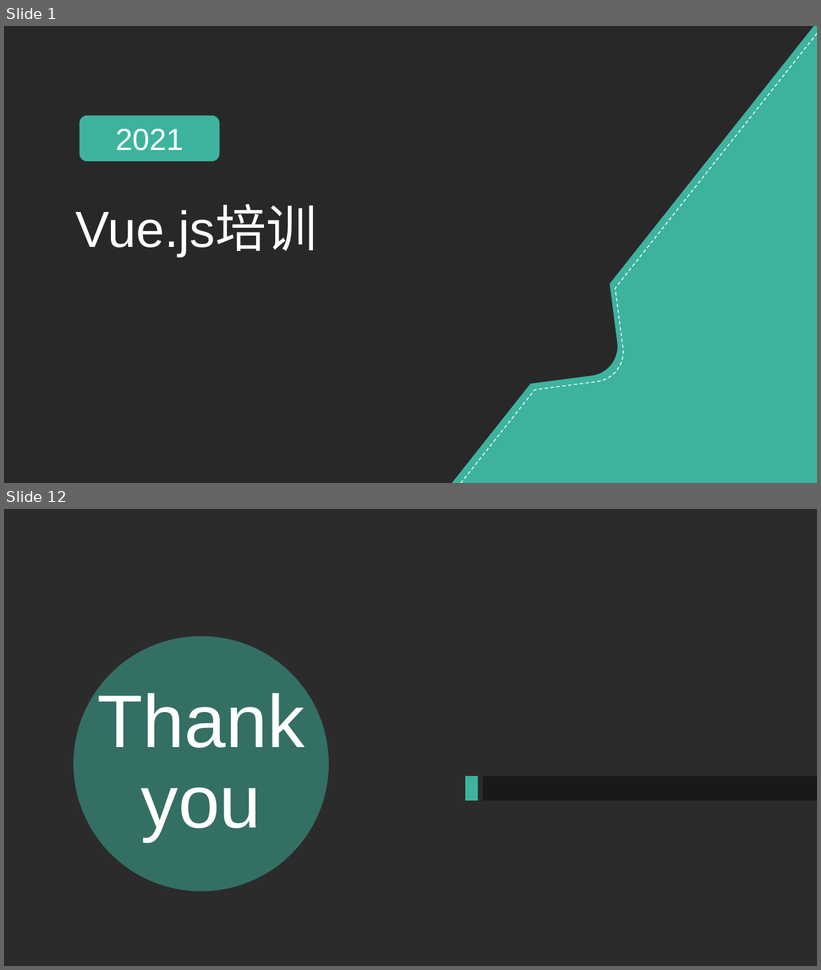
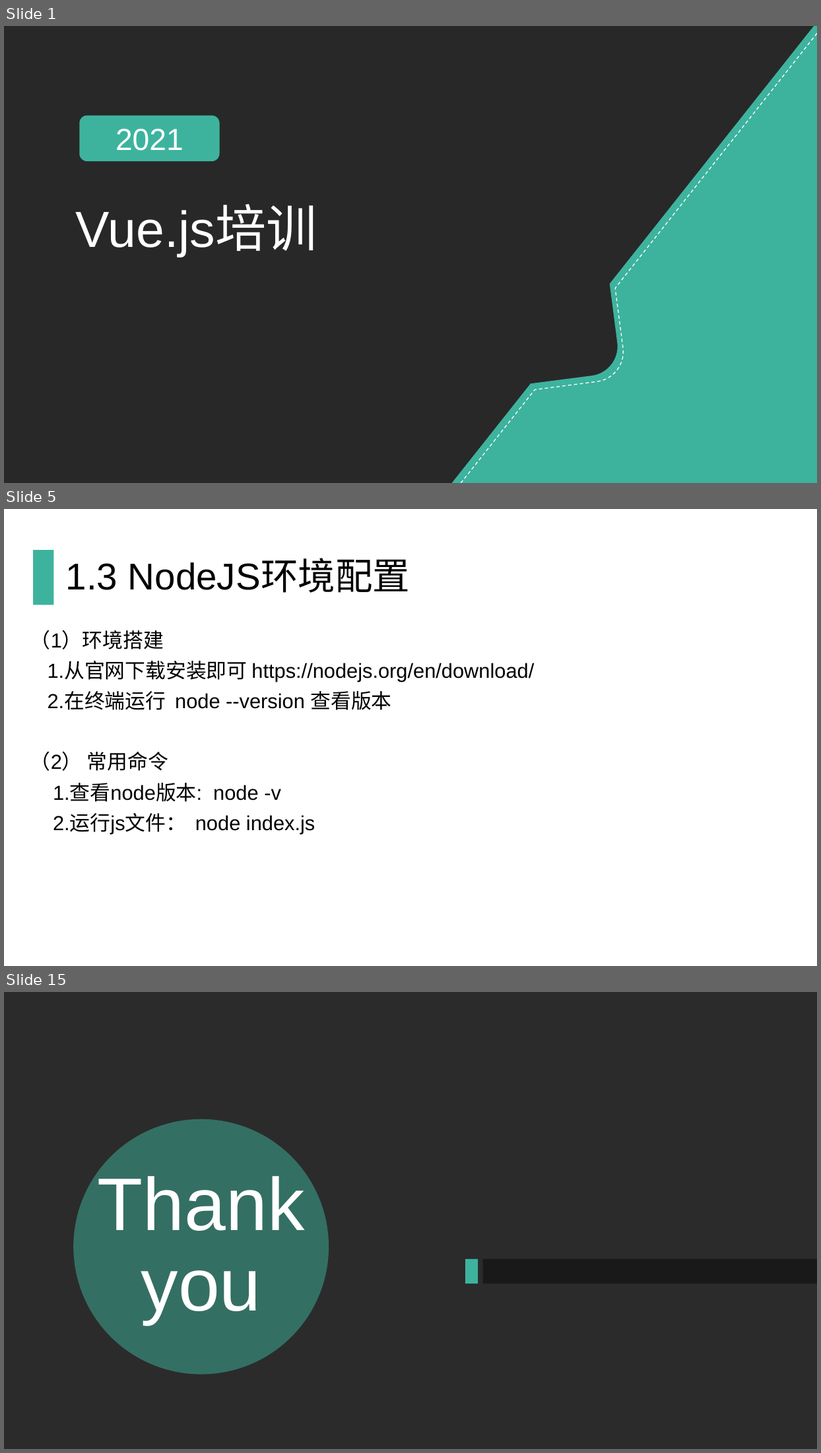
Before and after one commit to qinting513/nodejs_Vue3, a slide deck: Vue.js培训.pptx. Shown one above the other, each under a label of ours: slides 1 and 12 before the commit, slides 1, 5 and 15 after it; the slides between them are not shown. The pictures are 821x970 and 821x1453 pixels, drawn with LibreOffice and Linux fonts; fonts in the diff are those of the drawing; background and template pictures are left out; a plain dark background stands for a picture behind light text. Boxes give left, top, right and bottom in pixels: in the first picture for what was removed or moved away, otherwise in the second. Text is boxed around its words. In the diff, an @@ line names an element or a change of style, - is before the commit and + after.

```diff
--- a/Vue.js培训.pptx
+++ b/Vue.js培训.pptx
@@ slide 5 added at (4,509,817,966), background #FFFFFF @@
@@ rectangle added at (33,550,54,605), fill #3DB39E @@
@@ title added at (66,560,410,593), 44 pt, text #000000 @@
+1.3 NodeJS环境配置
@@ text added at (30,630,534,834), 24 pt, text #000000 @@
+（1）环境搭建
+1.从官网下载安装即可 https://nodejs.org/en/download/
+2.在终端运行 node --version 查看版本
+（2） 常用命令
+1.查看node版本: node -v
+2.运行js文件： node index.js
@@ what was slide 12 is now slide 15 @@
```
Also in this commit, not shown: 6 slides changed, 6 other slides added, 4 slides removed, 1 other file.
